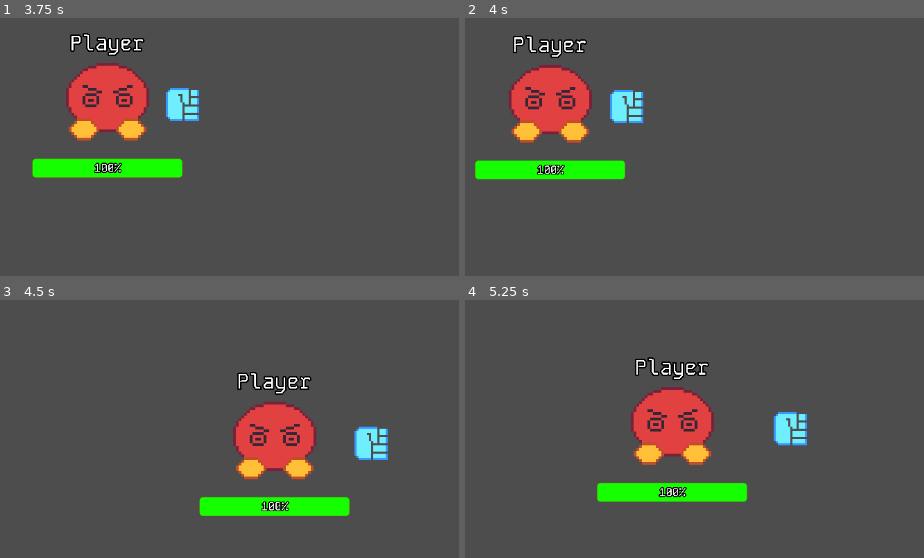
Above: before the commit, frames 1-4 (two rows, left to right).
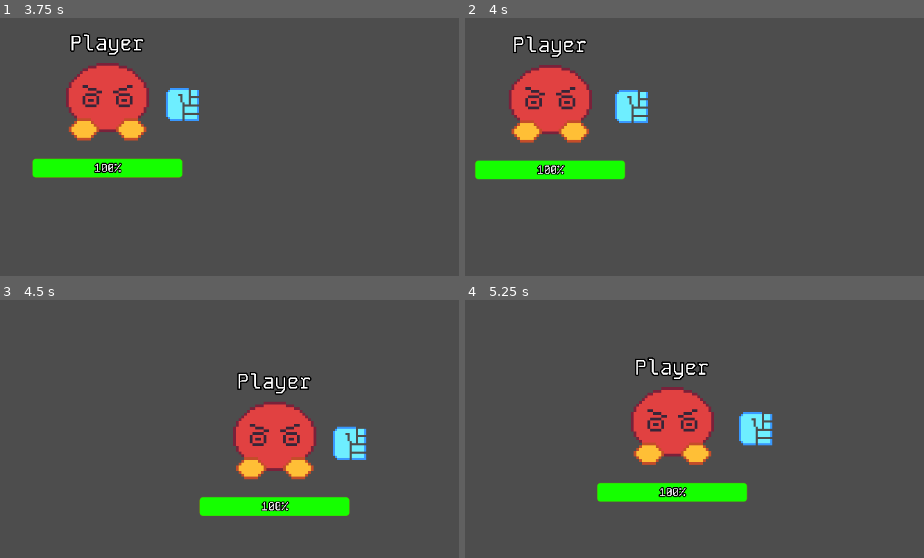
Above: after the commit, the same moments.

Repository: Shuflduf/MultiMurder
Game: Godot game, scene res://scenes/player.tscn
Same seed, same stepped clock (60 frames per second), same inputs: the game is played once before the commit and once after it. This scene is started directly instead of the project's main scene. The engine's default icon, where the game draws it, is replaced by a stand-in: a white triangle on a blue panel in a dark square.
Inputs (mouse positions are in pixels of both pictures, inside the frame that each line leads up to):
- Up to frame 1 (3.75 s): tap Enter at 0.5 s; move the mouse to (376, 118) at 0.52 s; press the mouse at (376, 118) at 0.53 s; hold D (right) 0.53-1.28 s; move the mouse to (41, 162) at 1.27 s; release the mouse at (41, 162) at 1.28 s; hold S (down) 1.28-2.03 s; click (41, 162) at 1.35 s; move the mouse to (279, 41) at 2.02 s; hold D (right) 2.03-2.78 s; hold 1 (switch_1) 2.03-2.78 s; click (279, 41) at 2.3 s; move the mouse to (160, 229) at 2.77 s; hold W (up) 2.78-3.53 s; tap 2 (switch_2) at 2.85 s; click (160, 229) at 3.05 s; move the mouse to (440, 208) at 3.52 s; hold A (left) from 3.53 s (still down); hold 3 (switch_3) from 3.53 s (still down)
- Up to frame 2 (4 s): keep holding A (left); keep holding 3 (switch_3); click (905, 208) at 3.8 s
- Up to frame 3 (4.5 s): keep holding A (left); move the mouse to (outside the picture) at 4.27 s; release 3 (switch_3) at 4.28 s; click (outside the picture) at 4.35 s
- Up to frame 4 (5.25 s): move the mouse to (703, 421) at 5.02 s; release A (left) at 5.03 s; press the mouse at (703, 421) at 5.03 s; hold S (down) from 5.03 s (still down)

Frame 1 is identical in both runs. In frame 2, 0.5% of the frame differs, in the area x 31-40%, y 27-41%; in frame 3, 1.3%; in frame 4, 1.7%, in the area x 59-75%, y 43-57%.

Commit message:
basic melee

Diff:
--- a/scenes/weapons/ak.tscn
+++ b/scenes/weapons/ak.tscn
@@ -7,12 +7,12 @@
 [node name="AK" instance=ExtResource("1_s75kv")]
 script = ExtResource("2_thmyf")
 spread = 20
-fire_speed = 0.1
 clip = 30
 reserve = 90
-automatic = true
 recoil = 3
 reload_speed = 3.0
+automatic = true
+fire_speed = 0.1
 
 [node name="Hand" parent="." index="0"]
 position = Vector2(106, 0)
--- a/scenes/weapons/base_gun.tscn
+++ b/scenes/weapons/base_gun.tscn
@@ -8,10 +8,8 @@
 [node name="Gun" instance=ExtResource("1_n6w03")]
 script = ExtResource("2_dtd4a")
 bullet = ExtResource("3_vgxu8")
-fire_speed = 0.2
 clip = 6
 reserve = 20
-automatic = false
 recoil = 15
 reload_speed = 1.5
 
--- a/scenes/weapons/feedbacker.tscn
+++ b/scenes/weapons/feedbacker.tscn
@@ -5,6 +5,7 @@
 
 [node name="Feedbacker" instance=ExtResource("1_iico5")]
 flip_enabled = false
+fire_speed = 0.5
 
 [node name="Sprite2D" parent="Hand" index="0"]
 rotation = 1.57079
--- a/scripts/weapons/base_gun.gd
+++ b/scripts/weapons/base_gun.gd
@@ -2,10 +2,10 @@
 extends Weapon
 
 @export var bullet: PackedScene
-@export_range(0.01, 2) var fire_speed = 0.2
+
 @export var clip = 6
 @export var reserve = 20
-@export var automatic = false
+
 @export_range(0, 90) var recoil = 10
 @export_range(0, 10) var reload_speed = 0.5
 
@@ -23,8 +23,10 @@
 	set(value):
 		ammo = value
 		fired.emit()
+
 		if value != clip:
 			recoil_gun()
+
 		if value == 0:
 			reload()
 
--- a/scripts/weapons/melee.gd
+++ b/scripts/weapons/melee.gd
@@ -1,6 +1,11 @@
 class_name Melee
 extends Weapon
 
+
+@export_range(0, 100) var punch_dist = 30
+
+var rest_pos: float
+var punching = false
 
 func _unhandled_input(event: InputEvent) -> void:
 	if !visible:
@@ -9,5 +14,16 @@
 		punch()
 
 func punch():
-	var tween = get_tree().create_tween().set_ease(Tween.EASE_IN).set_trans(Tween.TRANS_CIRC)
-	tween.tween_property(hand, "position:x", hand.position.x + 30, 0.5)
+	if punching:
+		return
+	var tween = get_tree().create_tween()
+	punching = true
+	tween.tween_property(hand, "position:x", rest_pos + punch_dist, fire_speed / 2)\
+		.set_ease(Tween.EASE_IN).set_trans(Tween.TRANS_CIRC)
+	tween.tween_property(hand, "position:x", rest_pos, fire_speed)\
+		.set_ease(Tween.EASE_IN_OUT).set_trans(Tween.TRANS_CIRC)
+	await tween.finished
+	punching = false
+
+func _ready() -> void:
+	rest_pos = hand.position.x
--- a/scripts/weapons/weapon_base.gd
+++ b/scripts/weapons/weapon_base.gd
@@ -1,11 +1,14 @@
 class_name Weapon
 extends Node2D
 
-signal fired
+@export var flip_enabled = true
+@export var automatic = false
+@export_range(0.01, 2) var fire_speed = 0.2
+
 @onready var sprite: Sprite2D = $Hand/Sprite2D
 @onready var hand: Node2D = $Hand
 
-@export var flip_enabled = true
+signal fired
 
 func look_at_mouse():
 	look_at(get_global_mouse_position())
Not shown: 1 places in scenes/weapons/shotgun.tscn that only renumber resources
